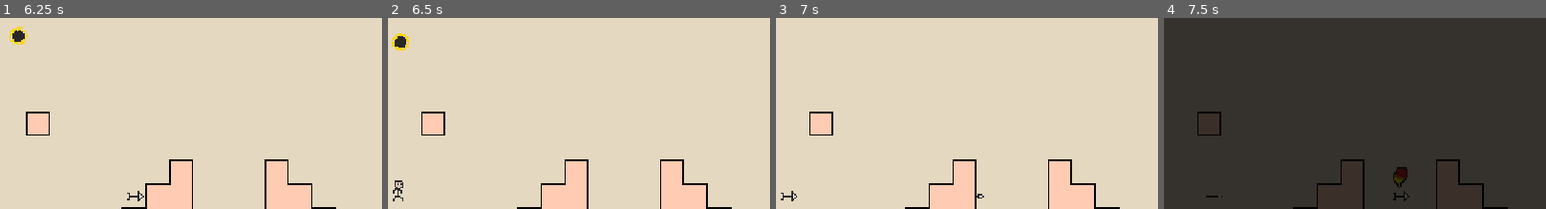
Above: before the commit, frames 1-4 (left to right).
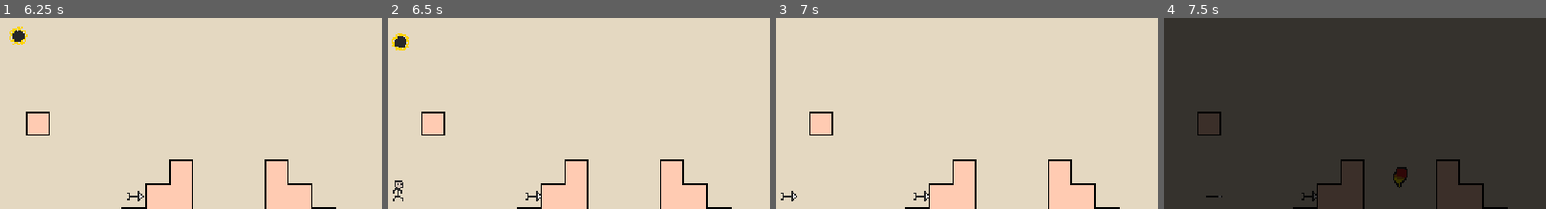
Above: after the commit, the same moments.

Repository: yannicka/ninja
Game: Godot game, scene res://src/Scenes/Game.tscn
Same seed, same stepped clock (60 frames per second), same inputs: the game is played once before the commit and once after it.
Inputs (mouse positions are % of the whole screen's width and height, from its top left):
- Up to frame 1 (6.25 s): move the mouse to (72, 45) at 0.52 s; hold Space (space) 0.53-1.28 s; hold Right (ui_right) 0.53-2.03 s; click (72, 45) at 0.67 s; tap Up (ui_up) at 0.77, 1.52, 3.02, 3.77, 4.52, 6.02 s; move the mouse to (30, 55) at 1.27 s; tap Space (space) every 1.5 s from 1.35 to 5.85 s; move the mouse to (60, 28) at 2.02 s; hold Left (ui_left) 2.03-2.78 s; hold Space (space) 2.03-2.78 s; move the mouse to (45, 70) at 2.77 s; hold Right (ui_right) 2.78-4.28 s; click (45, 70) at 2.92 s; move the mouse to (80, 65) at 3.52 s; hold Space (space) 3.53-4.28 s; move the mouse to (20, 35) at 4.27 s; hold Left (ui_left) 4.28-5.03 s; move the mouse to (55, 50) at 5.02 s; hold Right (ui_right) 5.03-5.78 s; hold Space (space) 5.03-5.78 s; click (55, 50) at 5.17 s; move the mouse to (35, 25) at 5.77 s; hold Left (ui_left) from 5.78 s (still down)
- Up to frame 2 (6.5 s): keep holding Left (ui_left)
- Up to frame 3 (7 s): keep holding Left (ui_left); move the mouse to (72, 45) at 6.52 s; hold Space (space) from 6.53 s (still down); tap Up (ui_up) at 6.77 s
- Up to frame 4 (7.5 s): move the mouse to (30, 55) at 7.27 s; release Left (ui_left) at 7.28 s; release Space (space) at 7.28 s; hold Right (ui_right) from 7.28 s (still down); tap Space (space) at 7.35 s; click (30, 55) at 7.42 s
The pictures show only the part of the screen within x 49-99%, y 19-69%; the shares and areas given below are measured in that part.

Frame 1 is identical in both runs. In frame 2, less than 0.1% of the frame differs, in the area x 36-40%, y 90-96%; in frame 3, 0.1%; in frame 4, 0.1%, in the area x 36-65%, y 90-96%.

Commit message:
La flèche se colle au mur

Diff:
--- a/src/Bullets/Arrow.gd
+++ b/src/Bullets/Arrow.gd
@@ -28,11 +28,6 @@
 	move_and_slide()
 
 	if velocity.x == 0:
-		velocity = Vector2.ZERO
-		$CollisionShape2d.set_deferred("disabled", true)
-		# $top_checker/CollisionShape2d.set_deferred("disabled", true)
-		# $sides_checker/CollisionShape2d.set_deferred("disabled", true)
-
 		$AnimatedSprite2d.play("stop")
 
 func _on_top_checker_body_entered(body):
